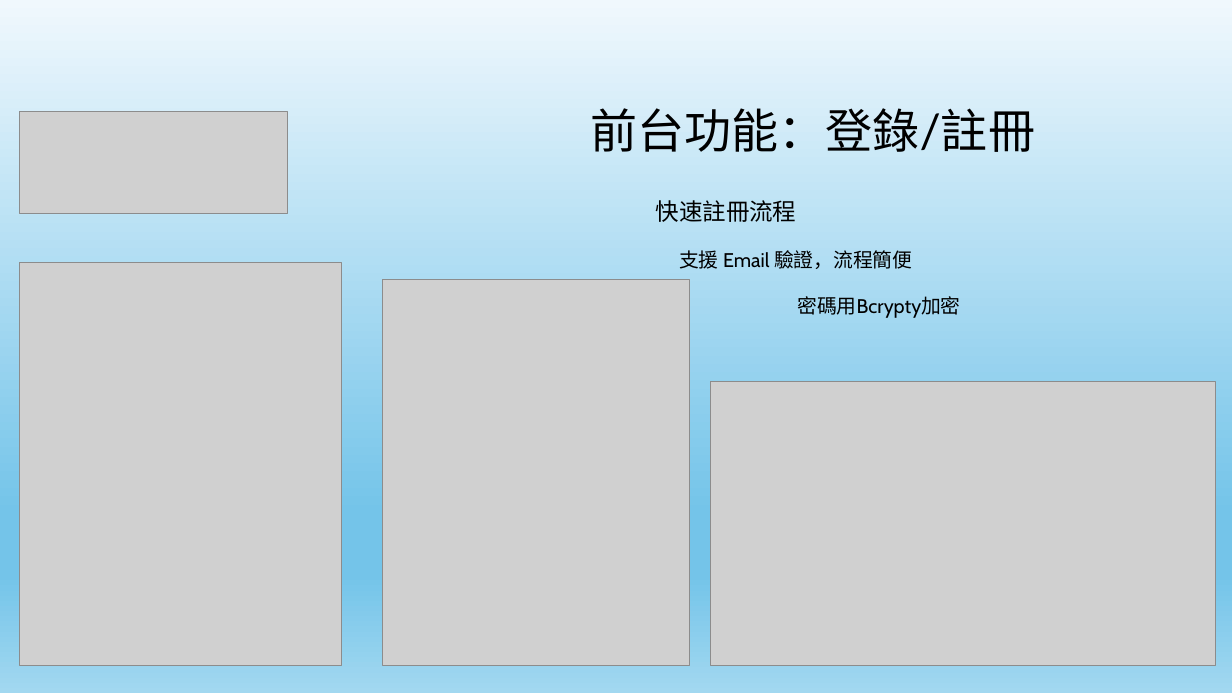
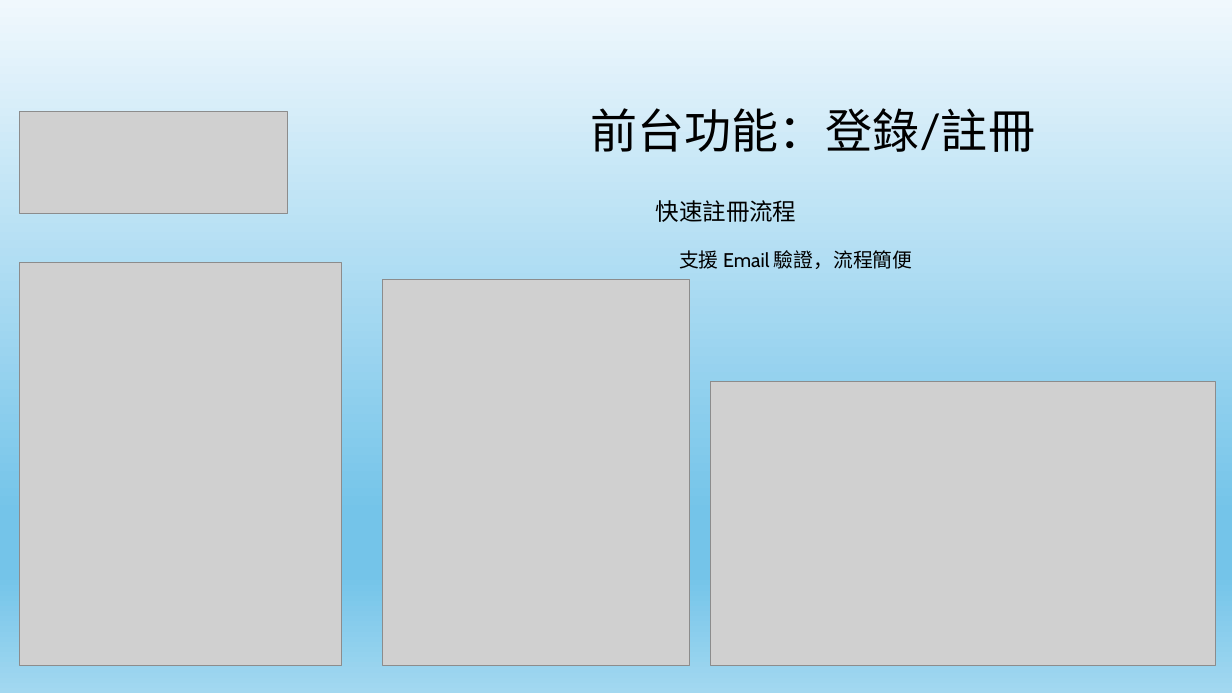
Before and after one commit to Balabababala/shoppingProject, a slide deck: slide 7 of 說明用工具/張允豪 購物網站 專題 ver.0.5.pptx. Drawn at 1232x693 pixels with LibreOffice and Linux fonts; fonts in the diff are those of the drawing; grey boxes stand for pictures. Boxes give left, top, right and bottom in pixels: in the first picture for what was removed or moved away, otherwise in the second. Text is boxed around its words. In the diff, an @@ line names an element or a change of style, - is before the commit and + after.

```diff
--- a/說明用工具/張允豪 購物網站 專題 ver.0.5.pptx
+++ b/說明用工具/張允豪 購物網站 專題 ver.0.5.pptx
@@ text removed at <box>797,296,960,318</box> @@
-密碼用Bcrypty加密
```
Also in this commit, not shown: 3 other slides changed, 2 other files.
